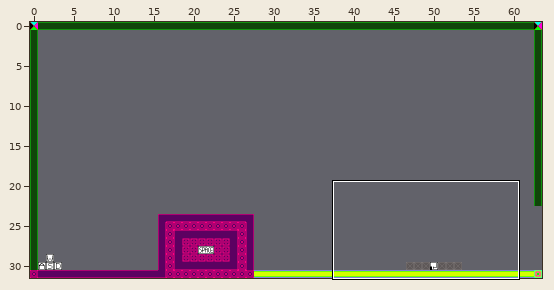
Tiled map -- lvl1.tmx. The picture above shows the old version from afar; the outline marks the close-up.
Close-up. Old version:
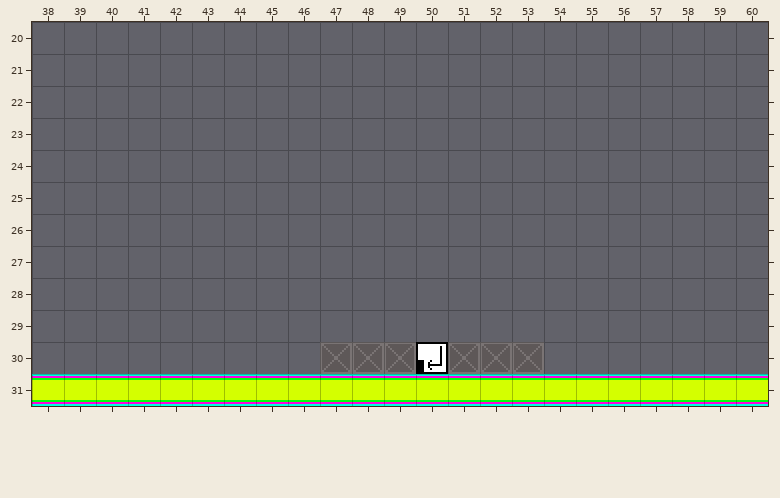
Cells are 16x16 px. Shown: x 38..60, y 20..31. The commit also changed other parts of the map, which this record leaves out.
After the commit:
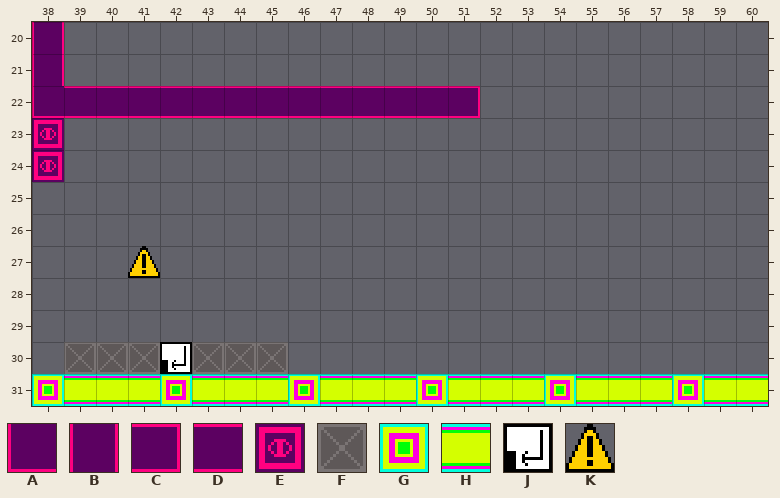
Key: from "Tiles": A 3, B 5, C 8, D 10, E 15, F 100, G 150, H 160, J 408, K 409.
_ is an empty cell.
Tiles of an added or newly shown layer are drawn over the layers below it.
Diff:
{"where": "layer \"Tile Layer 1\""}
{"y":20,"x":38,"old":"_","new":"B"}
{"y":21,"x":38,"old":"_","new":"B"}
{"y":22,"x":38,"old":"______________","new":"ADDDDDDDDDDDDC"}
{"y":30,"x":39,"old":"_______","new":"FFFJFFF"}
{"y":30,"x":47,"old":"FFFJFFF","new":"_______"}
{"y":31,"x":38,"old":"H","new":"G"}
{"y":31,"x":42,"old":"H","new":"G"}
{"y":31,"x":46,"old":"H","new":"G"}
{"y":31,"x":50,"old":"H","new":"G"}
{"y":31,"x":54,"old":"H","new":"G"}
{"y":31,"x":58,"old":"H","new":"G"}
{"where": "layer \"cosmetic\" (added)"}
{"y":23,"x":38,"old":"_","new":"E"}
{"y":24,"x":38,"old":"_","new":"E"}
{"y":27,"x":41,"old":"_","new":"K"}
{"label":"added","picture_box":[32,22,480,182]}
{"label":"added","picture_box":[128,246,160,278]}
{"label":"changed","picture_box":[32,342,576,404]}
{"label":"changed","picture_box":[672,376,704,404]}
